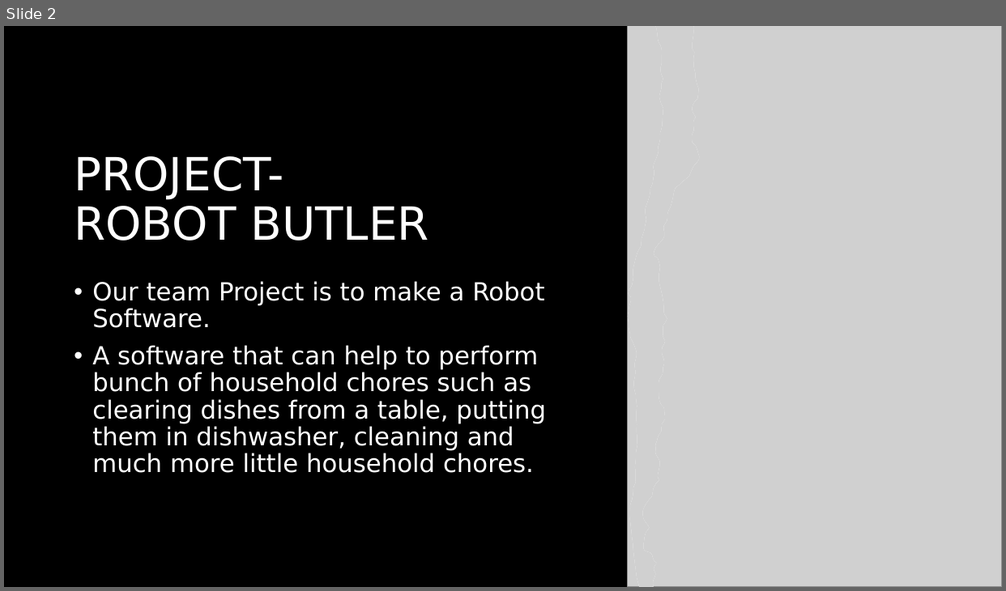
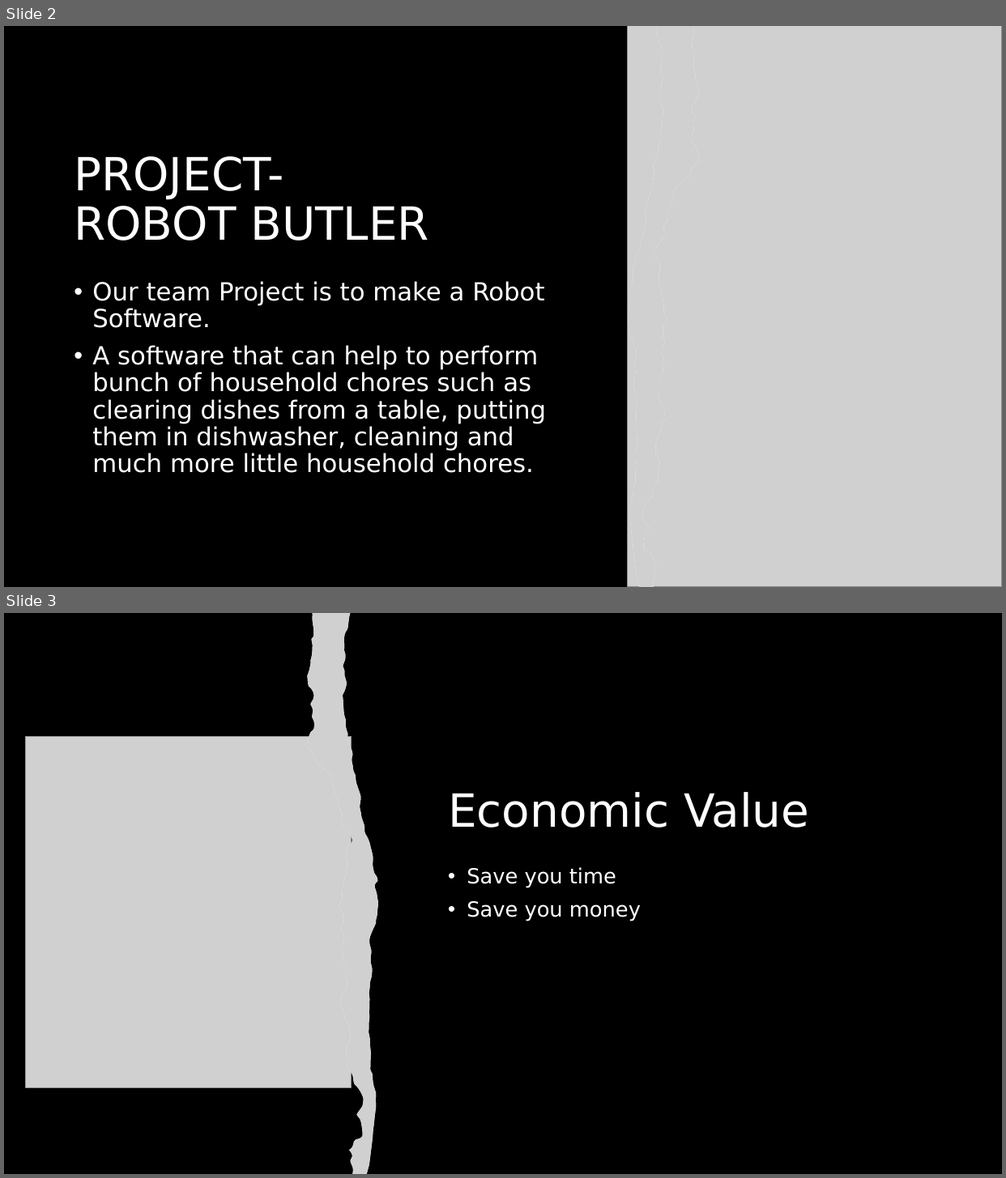
Before and after one commit to calebnwokocha/2022-hackathon-project, a slide deck: Presentation.pptx. Shown one above the other, each under a label of ours: slide 2 before the commit, slides 2 and 3 after it. The pictures are 1006x591 and 1006x1178 pixels, drawn with LibreOffice and Linux fonts; fonts in the diff are those of the drawing; grey boxes stand for pictures. Boxes give left, top, right and bottom in pixels: in the first picture for what was removed or moved away, otherwise in the second. Text is boxed around its words. In the diff, an @@ line names an element or a change of style, - is before the commit and + after.

```diff
--- a/Presentation.pptx
+++ b/Presentation.pptx
@@ slide 3 added at [4,613,1002,1174], background #000000 @@
@@ freeform shape added at [306,613,378,1174], fill #FFFFFF @@
@@ picture added at [306,613,378,1174] @@
@@ picture added at [26,736,351,1088] @@
@@ title added at [448,792,809,828], 44 pt, text #FFFFFF @@
+Economic Value
@@ text added at [467,867,641,922], 20 pt, text #FFFFFF @@
+• Save you time
+• Save you money
```
Also in this commit, not shown: 2 slides changed, 1 other slide added, 13 other files.
